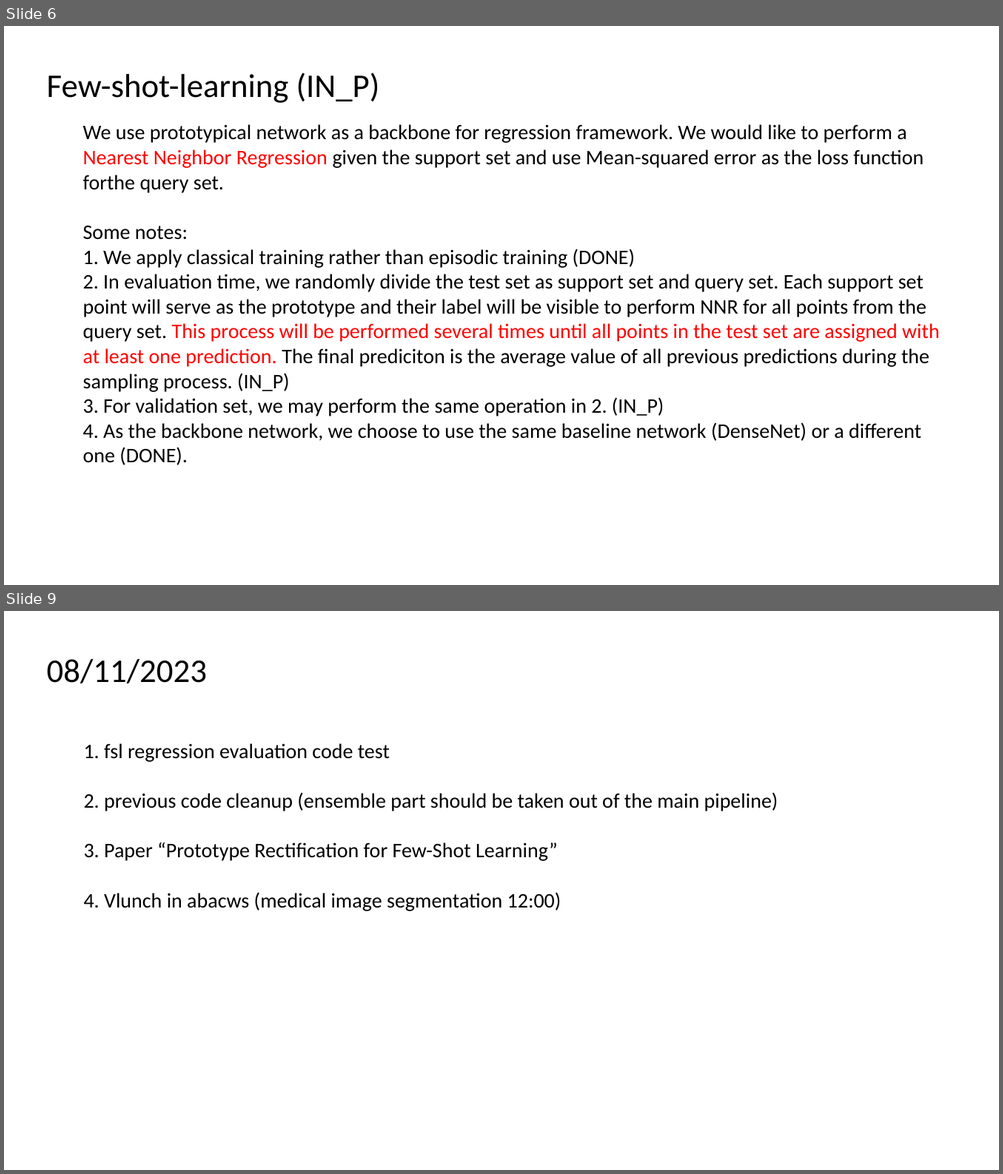
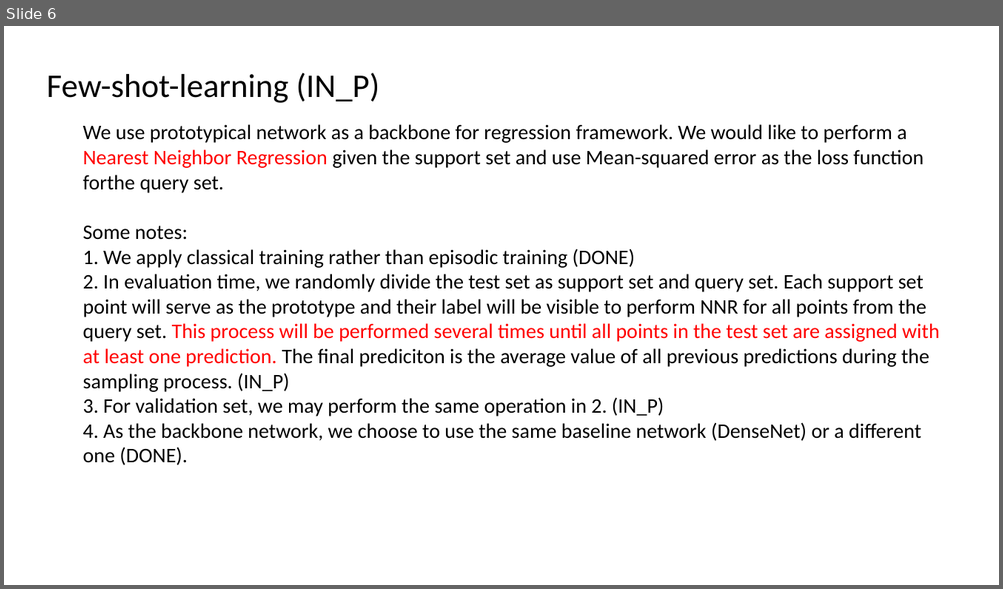
Before and after one commit to hanzhiwangchn/Microstructure_Age_Prediction, a slide deck: summary.pptx. Shown one above the other, each under a label of ours: slides 6 and 9 before the commit, slide 6 after it; the slides between them are not shown. The pictures are 1003x1174 and 1003x589 pixels, drawn with LibreOffice and Linux fonts; fonts in the diff are those of the drawing; background and template pictures are left out. Boxes give left, top, right and bottom in pixels: in the first picture for what was removed or moved away, otherwise in the second. Text is boxed around its words. In the diff, an @@ line names an element or a change of style, - is before the commit and + after.

```diff
--- a/summary.pptx
+++ b/summary.pptx
@@ slide 9 removed at <box>4,611,999,1170</box>, background picture (left out) @@
@@ text removed at <box>47,659,207,684</box> @@
-08/11/2023
@@ text removed at <box>84,743,778,911</box> @@
-1. fsl regression evaluation code test
-2. previous code cleanup (ensemble part should be taken out of the main pipeline)
-3. Paper “Prototype Rectification for Few-Shot Learning”
-4. Vlunch in abacws (medical image segmentation 12:00)
```
Also in this commit, not shown: 5 slides added, 2 other slides removed, 9 other files.
